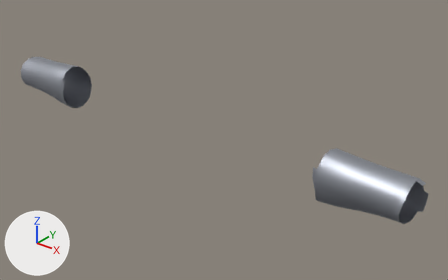
Two versions of the glTF model assets/armor/armure_canons_cubitieres.glb, one commit apart.
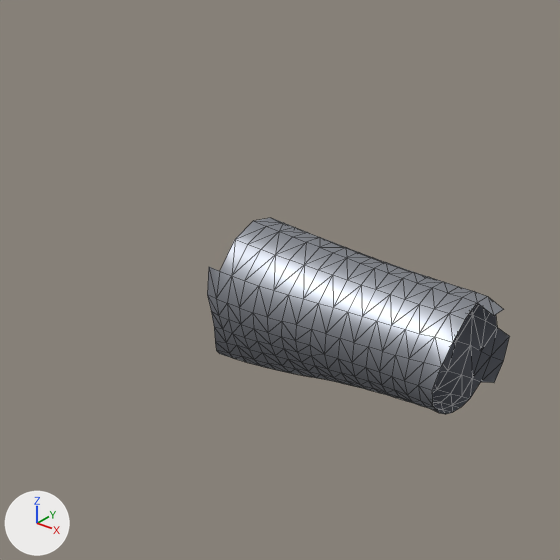
The first picture shows the older version from a 50 mm camera at (1.082, -1.13, 2.136) aimed at (0.099, 0.099, 1.374). The close-ups show the older and then the newer version on the part from 52% to 100% of the width and 23% to 100% of the height of that picture. Only the edits that show in the close-ups are written down. Arrows for +X, +Y and +Z are at lower left; the lights stay in place. The close-ups show mesh edges as thin lines. Vertices at exactly the same position are counted once.

Names of what the first close-up shows: 'armure_canons_cubitieres'.
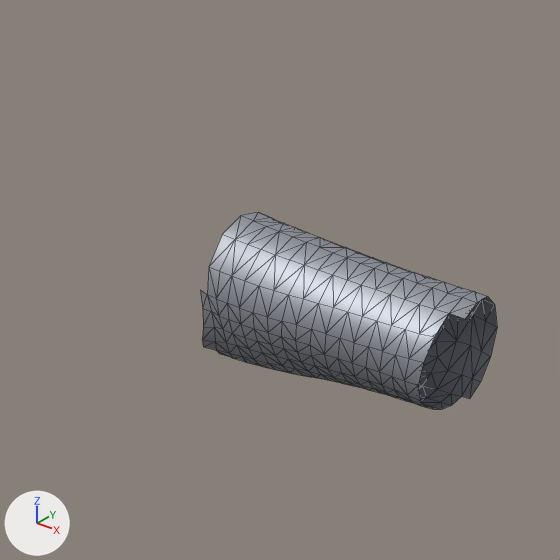
Boxes (x1, y1, x2, y2) around the edits, measured in the close-ups (560 x 560 px):
'armure_canons_cubitieres', reshaped
    before: (207, 218, 510, 414)
    after: (200, 212, 497, 409)
part 1 of me_armure_canons_cubitieres, added
    after: (200, 212, 271, 350)
part 2 of me_armure_canons_cubitieres, deleted
    before: (418, 296, 510, 414)

Edits to the bpy script that builds the scene:
```text
Change mat_acier_plaques:
    mat_acier_plaques.metallic: 0.9 -> 0.72
    mat_acier_plaques.roughness: 0.5 -> 0.55
Change me_armure_canons_cubitieres:
    used by ob_armure_canons_cubitieres; location = (0.0, 0.0, 0.0)
    remove me_armure_canons_cubitieres.from_pydata(...)  # 662 vertices, 1240 faces; spans x -0.692..0.692, y -0.021..0.108, z 1.342..1.484
    add me_armure_canons_cubitieres.from_pydata(...)  # 672 vertices, 1264 faces; spans x -0.679..0.679, y -0.021..0.11, z 1.342..1.484
    me_armure_canons_cubitieres part 1
    18 vertices are added at x 0.444..0.461, y -0.019..0.11, z 1.342..1.484
    36 new faces join them
    me_armure_canons_cubitieres part 2
    13 vertices are removed from x 0.671..0.692, y -0.021..0.086, z 1.371..1.467
    24 faces are deleted
    other edits to the shape of me_armure_canons_cubitieres do not show in these pictures
```
